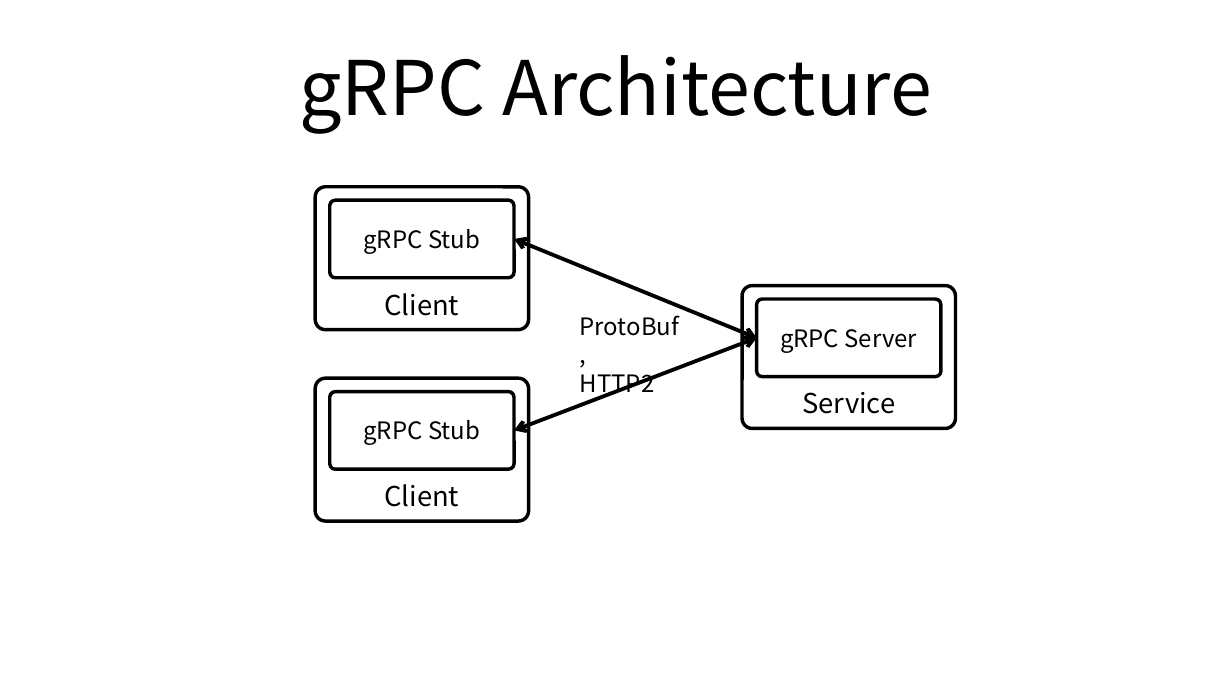
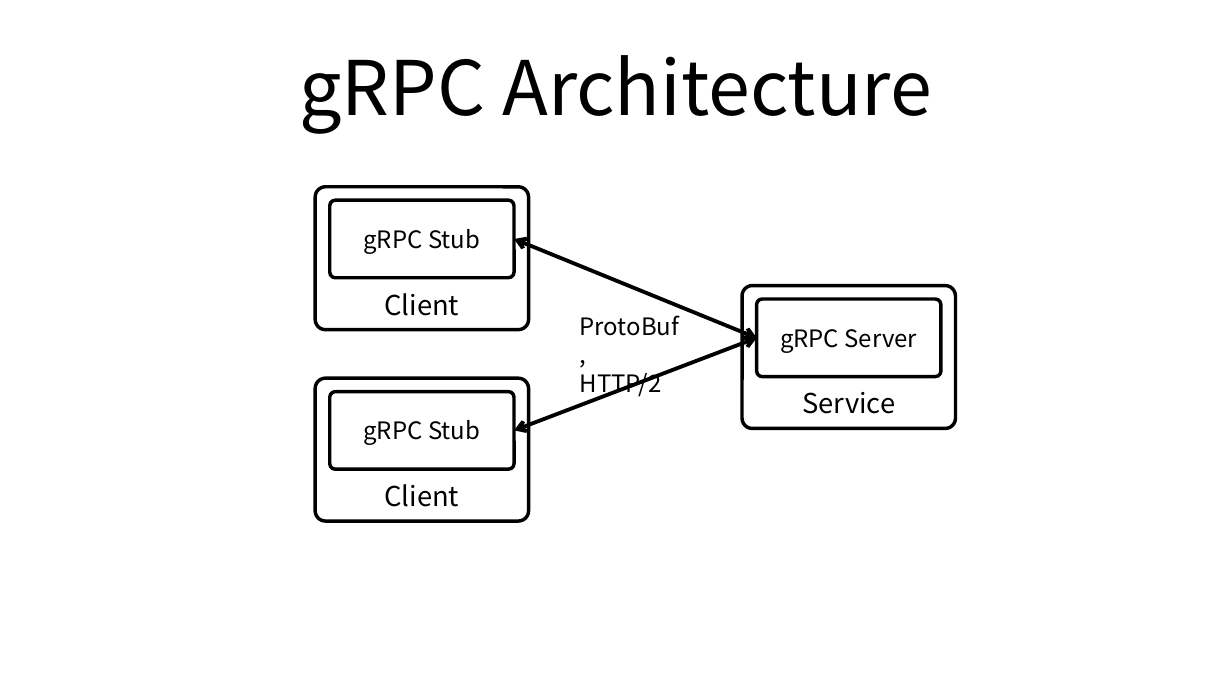
Before and after one commit to ssup2/blog-old, a slide deck: slide 1 of images/theory_analysis/gRPC/gRPC.pptx. Drawn at 1232x693 pixels with LibreOffice and Linux fonts; fonts in the diff are those of the drawing. Boxes give left, top, right and bottom in pixels: in the first picture for what was removed or moved away, otherwise in the second. Text is boxed around its words. In the diff, an @@ line names an element or a change of style, - is before the commit and + after.

```diff
--- a/images/theory_analysis/gRPC/gRPC.pptx
+++ b/images/theory_analysis/gRPC/gRPC.pptx
@@ text at (580, 372, 662, 399): text changed @@
-HTTP2
+HTTP/2
```
Also in this commit, not shown: 2 other files.
